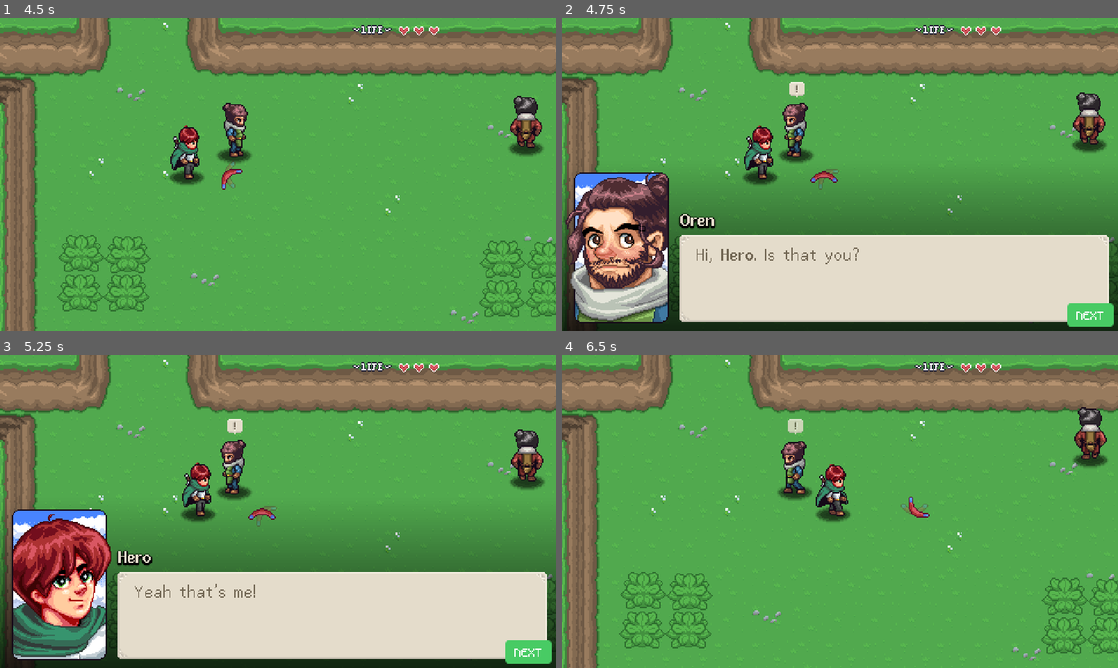
Above: before the commit, frames 1-4 (two rows, left to right).
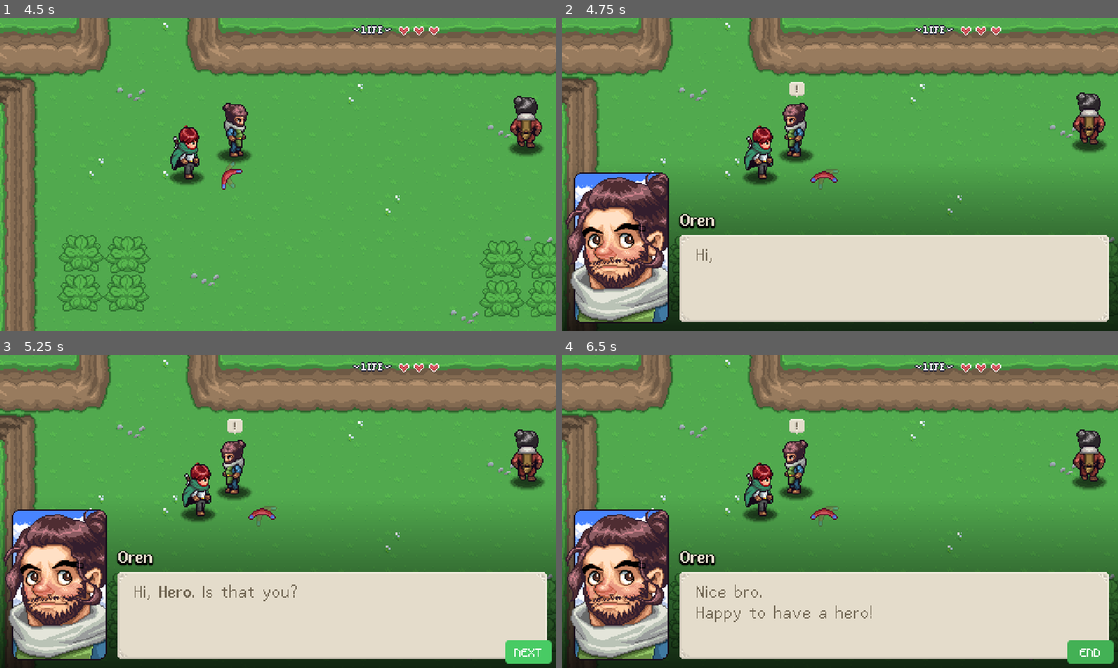
Above: after the commit, the same moments.

Repository: shawndeprey/aarpg
Game: Godot game, scene res://Levels/Area 1/03.tscn
Same seed, same stepped clock (60 frames per second), same inputs: the game is played once before the commit and once after it. This scene is started directly instead of the project's main scene. Sound files missing from this copy of the repository are replaced by a short silence.
Inputs:
- Up to frame 1 (4.5 s): tap Enter (ui_accept) at 0.5, 0.77, 1.52, 3.02, 3.77 s; hold X (interact) 0.53-1.28 s; hold Up (up) 0.53-2.03 s; tap C (ability) at 1.35, 4.35 s; tap X (interact) at 1.55, 2.3, 2.85 s; hold Z (attack) 2.03-2.78 s; hold Left (left) 2.03-3.53 s; hold Down (down) 3.53-4.28 s; hold X (interact) 3.53-4.28 s; hold Right (right) from 4.28 s (still down)
- Up to frame 2 (4.75 s): keep holding Right (right); tap Enter (ui_accept) at 4.52 s; tap X (interact) at 4.55 s
- Up to frame 3 (5.25 s): release Right (right) at 5.03 s; hold Up (up) from 5.03 s (still down); hold Z (attack) from 5.03 s (still down)
- Up to frame 4 (6.5 s): tap X (interact) at 5.3, 5.85 s; release Up (up) at 5.78 s; release Z (attack) at 5.78 s; hold Right (right) from 5.78 s (still down); tap Enter (ui_accept) at 6.02 s

Frame 1 is identical in both runs. In frame 2, 0.8% of the frame differs, in the area x 28-100%, y 73-99%; in frame 3, 7.9%; in frame 4, 49%, in the area x 0-100%, y 16-100%.

Commit message:
Finish primary base of dialog system including animations, sound blips, etc.

Diff:
--- a/GUI/dialog_system/dialog_system.tscn
+++ b/GUI/dialog_system/dialog_system.tscn
@@ -6,6 +6,8 @@
 [ext_resource type="FontFile" uid="uid://qaf70rctq75y" path="res://GUI/fonts/Abaddon Bold.ttf" id="4_7bsob"]
 [ext_resource type="Texture2D" uid="uid://bvhwu7o7gutx8" path="res://npc/sprites/portraits/npc_portrait_01.png" id="5_1s1m7"]
 [ext_resource type="FontFile" uid="uid://r3l05ecw1xlq" path="res://GUI/fonts/m5x7.ttf" id="6_52uah"]
+[ext_resource type="AudioStream" uid="uid://0jfngb7i3mst" path="res://interactables/dialog/audio/voice_blip.wav" id="6_ay62q"]
+[ext_resource type="Script" path="res://interactables/dialog/scripts/dialog_portrait.gd" id="6_fobtw"]
 
 [sub_resource type="Gradient" id="Gradient_1myjm"]
 colors = PackedColorArray(1, 1, 1, 1, 1, 1, 1, 0)
@@ -144,10 +146,15 @@
 position = Vector2(51, 198)
 texture = ExtResource("5_1s1m7")
 hframes = 4
+script = ExtResource("6_fobtw")
 
 [node name="Timer" type="Timer" parent="DialogUI"]
+one_shot = true
 
 [node name="AudioStreamPlayer" type="AudioStreamPlayer" parent="DialogUI"]
+stream = ExtResource("6_ay62q")
+max_polyphony = 6
+bus = &"SFX"
 
 [node name="DialogProgressIndicator" type="PanelContainer" parent="DialogUI"]
 self_modulate = Color(0.254902, 0.662745, 0.313726, 1)
--- a/GUI/dialog_system/scripts/dialog_system.gd
+++ b/GUI/dialog_system/scripts/dialog_system.gd
@@ -2,17 +2,25 @@
 @icon("res://GUI/dialog_system/icons/star_bubble.svg")
 class_name DialogSystemNode extends CanvasLayer
 signal finished
+signal letter_added(letter: String)
 
 var is_active: bool = false
+
+var text_in_progress: bool = false
+var text_speed: float = 0.03
+var text_length: int = 0
+var plain_text: String
+
 var dialog_items: Array[DialogItem]
 var dialog_item_index: int = 0
 
 @onready var dialog_ui: Control = $DialogUI
 @onready var content: RichTextLabel = $DialogUI/PanelContainer/RichTextLabel
 @onready var name_label: Label = $DialogUI/NameLabel
-@onready var portrait_sprite: Sprite2D = $DialogUI/PortraitSprite
+@onready var portrait_sprite: DialogPortrait = $DialogUI/PortraitSprite
 @onready var dialog_progress_indicator: PanelContainer = $DialogUI/DialogProgressIndicator
 @onready var dialog_progress_indicator_label: Label = $DialogUI/DialogProgressIndicator/Label
+@onready var timer: Timer = $DialogUI/Timer
 
 func _ready() -> void:
 	if Engine.is_editor_hint():
@@ -20,6 +28,7 @@
 			get_parent().remove_child(self)
 			return
 		return
+	timer.timeout.connect(_on_timer_timeout)
 	hide_dialog()
 
 func _unhandled_input(event: InputEvent) -> void:
@@ -29,6 +38,12 @@
 		event.is_action_pressed("attack") or
 		event.is_action_pressed("ui_accept")
 	):
+		if text_in_progress:
+			content.visible_characters = text_length
+			timer.stop()
+			text_in_progress = false
+			show_dialog_button_indicator(true)
+			return
 		dialog_item_index += 1
 		if dialog_item_index < dialog_items.size():
 			start_dialog()
@@ -53,9 +68,16 @@
 	finished.emit()
 
 func start_dialog() -> void:
-	show_dialog_button_indicator(true)
+	show_dialog_button_indicator(false)
 	var _d: DialogItem = dialog_items[dialog_item_index]
 	set_dialog_data(_d)
+
+	# Set up text render-by-character functionality
+	content.visible_characters = 0
+	text_length = content.get_total_character_count()
+	plain_text = content.get_parsed_text()
+	text_in_progress = true
+	start_timer()
 
 func show_dialog_button_indicator(_is_visible: bool) -> void:
 	dialog_progress_indicator.visible = _is_visible
@@ -69,3 +91,17 @@
 		content.text = _d.text
 	name_label.text = _d.npc_info.npc_name
 	portrait_sprite.texture = _d.npc_info.portrait
+	portrait_sprite.audio_pitch_base = _d.npc_info.dialogue_audio_pitch
+
+func start_timer() -> void:
+	timer.wait_time = text_speed
+	timer.start()
+
+func _on_timer_timeout() -> void:
+	content.visible_characters += 1
+	if content.visible_characters <= text_length:
+		letter_added.emit(plain_text[content.visible_characters - 1])
+		start_timer()
+	else:
+		show_dialog_button_indicator(true)
+		text_in_progress = false
--- a/default_bus_layout.tres
+++ b/default_bus_layout.tres
@@ -9,7 +9,7 @@
 bus/1/send = &"Master"
 bus/2/name = &"Music"
 bus/2/solo = false
-bus/2/mute = false
+bus/2/mute = true
 bus/2/bypass_fx = false
 bus/2/volume_db = -15.1981
 bus/2/send = &"Master"
--- /dev/null
+++ b/interactables/dialog/scripts/dialog_portrait.gd
@@ -0,0 +1,53 @@
+@tool
+class_name DialogPortrait extends Sprite2D
+
+var blink: bool = false: set = _set_blink
+var open_mouth: bool = false: set = _set_open_mouth
+var mouth_open_frames: int = 0
+var audio_pitch_base: float = 1.0
+
+@onready var audio: AudioStreamPlayer = $"../AudioStreamPlayer"
+
+func _ready() -> void:
+	if Engine.is_editor_hint(): return
+	DialogSystem.letter_added.connect(check_mouth_open)
+	blinker()
+
+func update_portrait() -> void:
+	if open_mouth:
+		frame = 2
+	else:
+		frame= 0
+	if blink:
+		frame += 1
+
+func blinker() -> void:
+	if !blink:
+		await get_tree().create_timer(randf_range(0.1, 3)).timeout
+	else:
+		await get_tree().create_timer(0.15).timeout
+	blink = !blink
+	blinker()
+
+func _set_blink(value: bool) -> void:
+	if blink != value:
+		blink = value
+		update_portrait()
+
+func _set_open_mouth(value: bool) -> void:
+	if open_mouth != value:
+		open_mouth = value
+		update_portrait()
+
+func check_mouth_open(l: String) -> void:
+	if "aeiouy1234567890".contains(l):
+		open_mouth = true
+		mouth_open_frames += 4
+		audio.pitch_scale = randf_range(audio_pitch_base - 0.04, audio_pitch_base + 0.04)
+		audio.play()
+	elif ".,!?":
+		mouth_open_frames = 0
+	if mouth_open_frames > 0:
+		mouth_open_frames -= 1
+	if mouth_open_frames == 0:
+		open_mouth = false
--- a/npc/00_npc/npc_01.tres
+++ b/npc/00_npc/npc_01.tres
@@ -9,4 +9,4 @@
 npc_name = "Oren"
 sprite = ExtResource("3_072go")
 portrait = ExtResource("1_1ly50")
-dialogue_audio_pitch = ""
+dialogue_audio_pitch = 0.8
--- a/npc/00_npc/npc_02.tres
+++ b/npc/00_npc/npc_02.tres
@@ -9,4 +9,4 @@
 npc_name = "Nero"
 sprite = ExtResource("3_fd0ip")
 portrait = ExtResource("1_1484q")
-dialogue_audio_pitch = ""
+dialogue_audio_pitch = 0.9
--- a/npc/00_npc/npc_hero.tres
+++ b/npc/00_npc/npc_hero.tres
@@ -9,4 +9,4 @@
 npc_name = "Hero"
 sprite = ExtResource("3_qu0yq")
 portrait = ExtResource("1_5sucg")
-dialogue_audio_pitch = ""
+dialogue_audio_pitch = 1.0
--- a/npc/scripts/npc_resource.gd
+++ b/npc/scripts/npc_resource.gd
@@ -3,4 +3,4 @@
 @export var npc_name: String = ""
 @export var sprite: Texture
 @export var portrait: Texture
-@export var dialogue_audio_pitch: String
+@export var dialogue_audio_pitch: float = 1.0
Not shown: 1 places in GUI/dialog_system/dialog_system.tscn that only renumber resources
Not shown, added: interactables/dialog/audio/voice_blip.wav.import
Not shown, changed: README.md
Not shown, added: interactables/dialog/audio/voice_blip.wav
